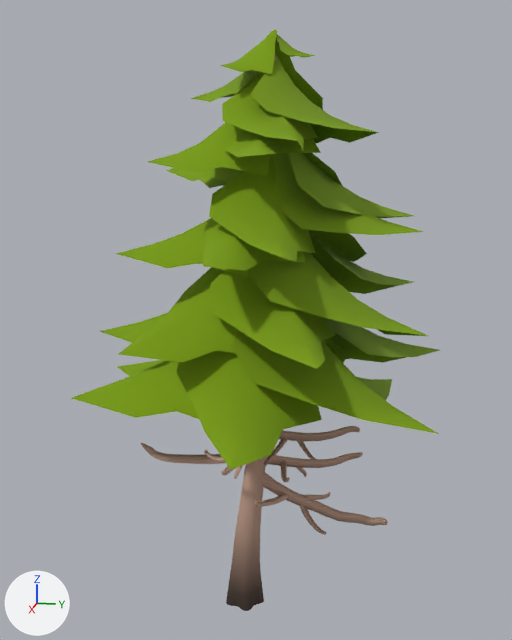
The glTF model KhaozEngine.Showcase/assets/props/pine_a.glb as it was, and as the next commit left it.
Rendered twice from a 50 mm camera at (8.38, 1.83, 5.81) aimed at (-0.04, 0.15, 3.7). The lights are fixed; the arrows at lower left show +X, +Y and +Z. The older version comes first. Where no turn or scale is listed for an object, it has been applied to the vertices. Vertices at exactly the same position are counted once.

In view in the first picture: 'Pine_1'.
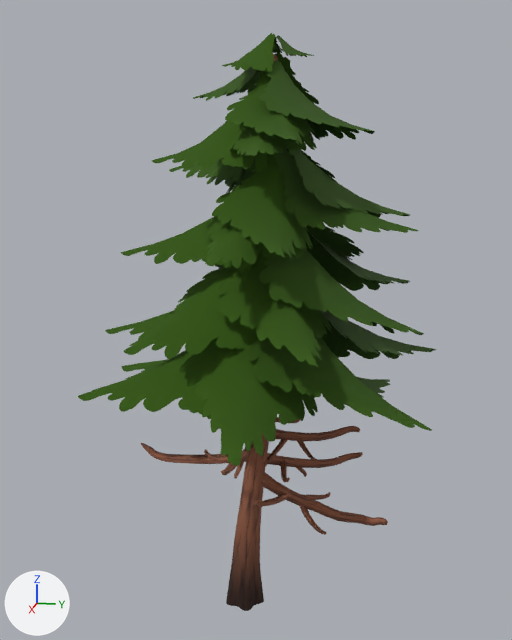
Changed parts and their boxes (x1, y1, x2, y2) in the pictures (512 x 640 px):
```json
{"object": "Pine_1", "change": "surface changed", "before": [78, 33, 436, 611], "after": [78, 33, 436, 611], "on screen": "darker"}
```

The change, as JSON lines over the scene's bpy script:
```json
{"op": "add", "block": "img_leaf_pine_c", "code": ["img_leaf_pine_c = load_image('Leaf_Pine_C', '_unpacked/Leaf_Pine_C', 512, 512, 'sRGB')"]}
{"op": "add", "block": "img_bark_normaltree_normal", "code": ["img_bark_normaltree_normal = load_image('Bark_NormalTree_Normal', '_unpacked/Bark_NormalTree_Normal', 512, 512, 'Non-Color')"]}
{"op": "add", "block": "img_bark_normaltree", "code": ["img_bark_normaltree = load_image('Bark_NormalTree', '_unpacked/Bark_NormalTree', 512, 512, 'sRGB')"]}
{"block": "mat_bark_normaltree", "change": "nodes: BsdfPrincipled, Mix, OutputMaterial, VertexColor"}
{"block": "mat_bark_normaltree", "change": "colours: beige #c49f8c, mixed with the vertex colours"}
{"block": "mat_bark_normaltree", "change": "nodes: BsdfPrincipled, Math x3, Mix, NormalMap, OutputMaterial, TexImage x2, VertexColor"}
{"block": "mat_bark_normaltree", "change": "uses the picture img_bark_normaltree"}
{"block": "mat_bark_normaltree", "change": "uses the picture img_bark_normaltree_normal"}
{"block": "mat_leaves_pine", "change": "nodes: BsdfPrincipled, OutputMaterial"}
{"block": "mat_leaves_pine", "change": "colours: green #7b9e02"}
{"block": "mat_leaves_pine", "change": "nodes: BsdfPrincipled, Math x2, OutputMaterial, TexImage"}
{"block": "mat_leaves_pine", "change": "uses the picture img_leaf_pine_c"}
{"block": "me_tree_028", "where": "me_tree_028.from_pydata(...)  # 2286 vertices, 3864 faces; spans x -2.47..2.47, y -2.27..2.27, z -3.66..3.66"}
{"block": "me_tree_028", "where": "# used by ob_pine_1; location = (0.02, 0.21, 3.42)"}
{"block": "me_tree_028", "change": "me_tree_028 part 1: texture (UV) coordinates changed"}
```
